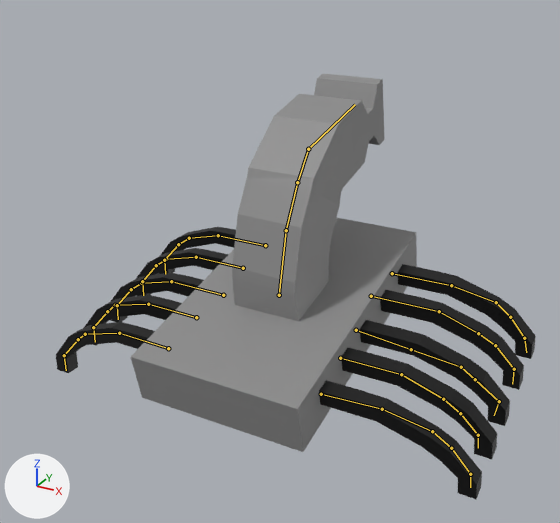
The Blender file Blender/BossEnemyTypeOne.blend, before and after one commit.
Both versions are drawn from a 50 mm lens placed at (17.3, -33.0, 22.7), pointed at (-0.2, -1.3, 6.8). Arrows for +X, +Y and +Z are at lower left; the lights stay in place. Both versions are drawn at frame 95 of the action 'RotationAttack'; the numbers are the values there. The bones that bend it are drawn over the model as lines.

In view in the first picture: '立方体.013'.
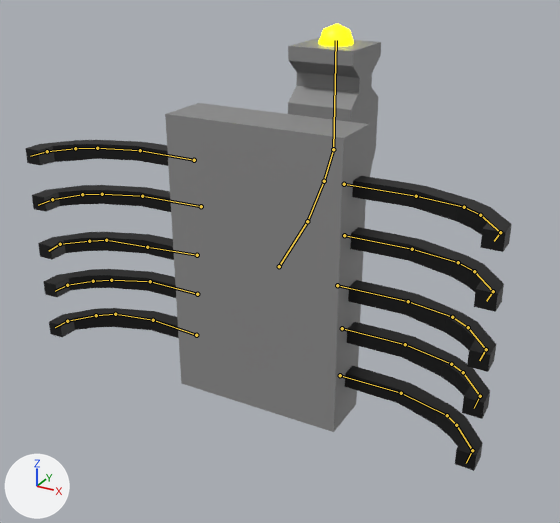
Changed parts and their boxes (x1, y1, x2, y2) in the pictures (560 x 523 px):
'立方体.013', posed: before (56, 74, 536, 499); after (25, 24, 512, 471)
bone 'OriginBone', root to tip: before (279, 295) to (286, 230); after (279, 266) to (307, 221)
bone 'LegFiveBone_L', root to tip: before (168, 348) to (119, 333); after (340, 375) to (401, 393)
bone 'LegFourBone_L', root to tip: before (196, 317) to (148, 304); after (342, 328) to (405, 344)
bone 'LegThreeBone_L', root to tip: before (223, 295) to (171, 281); after (337, 285) to (408, 301)
bone 'LegTwoBone_L', root to tip: before (243, 268) to (196, 257); after (344, 235) to (412, 249)
bone 'LegOneBone_L', root to tip: before (265, 245) to (218, 235); after (344, 184) to (416, 196)

The change, as a list of edits to the scene's bpy script:
```text
Change bone_originbone:
    where bone_originbone = bpy.data.objects['アーマチュア'].pose.bones['OriginBone']
    bone_originbone.location: (0.0, 0.15, 0.07) -> (0.0, 0.57, 0.25)
    bone_originbone.rotation_quaternion: (0.995, 0.11, 0.0, 0.0) -> (0.0, -0.003, 0.935, -0.354)  # degrees (13, 0, 0) -> degrees (41, -180, 0)
Change bone_legfivebone_l:
    where bone_legfivebone_l = bpy.data.objects['アーマチュア'].pose.bones['LegFiveBone_L']  # child of 'OriginBone'
    bone_legfivebone_l.rotation_quaternion: (1.0, 0.0, 0.0, 0.0) -> (0.0, 0.716, 0.004, 0.698)  # degrees (0, 0, 0) -> degrees (166, -89, 14)
Change bone_legfourbone_l:
    where bone_legfourbone_l = bpy.data.objects['アーマチュア'].pose.bones['LegFourBone_L']  # child of 'OriginBone'
    bone_legfourbone_l.rotation_quaternion: (1.0, 0.0, 0.0, 0.0) -> (-0.001, 0.716, 0.004, 0.698)  # degrees (0, 0, 0) -> degrees (169, -89, 11)
Change bone_legthreebone_l:
    where bone_legthreebone_l = bpy.data.objects['アーマチュア'].pose.bones['LegThreeBone_L']  # child of 'OriginBone'
    bone_legthreebone_l.rotation_quaternion: (1.0, 0.0, 0.0, 0.0) -> (-0.001, 0.716, 0.004, 0.698)  # degrees (0, 0, 0) -> degrees (171, -88, 9)
Change bone_legtwobone_l:
    where bone_legtwobone_l = bpy.data.objects['アーマチュア'].pose.bones['LegTwoBone_L']  # child of 'OriginBone'
    bone_legtwobone_l.rotation_quaternion: (1.0, 0.0, 0.0, 0.0) -> (-0.001, 0.716, 0.004, 0.698)  # degrees (0, 0, 0) -> degrees (169, -88, 11)
Change bone_legonebone_l:
    where bone_legonebone_l = bpy.data.objects['アーマチュア'].pose.bones['LegOneBone_L']  # child of 'OriginBone'
    bone_legonebone_l.rotation_quaternion: (1.0, 0.0, 0.0, 0.0) -> (-0.001, 0.716, 0.004, 0.698)  # degrees (0, 0, 0) -> degrees (170, -88, 10)
```
